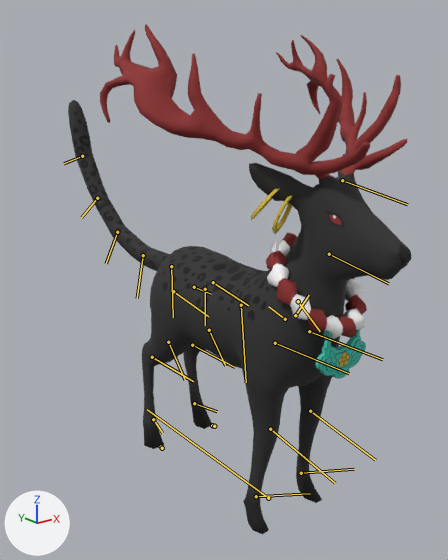
One commit to the FBX model NewScene/Assets/Model/Monster/mon_deer/deer_idle001.FBX: the scene before it, then after it.
Before and after are seen from a 50 mm lens placed at (-1.22, -1.285, 1.314), pointed at (0.078, 0.337, 0.665). Lighting does not change. The marker at lower left points along +X, +Y and +Z. Both versions are drawn at frame 29 of the action 'Take 001'; the numbers are the values there. The bones that bend it are drawn over the model as lines.

In view in the first picture: 'Deer'.
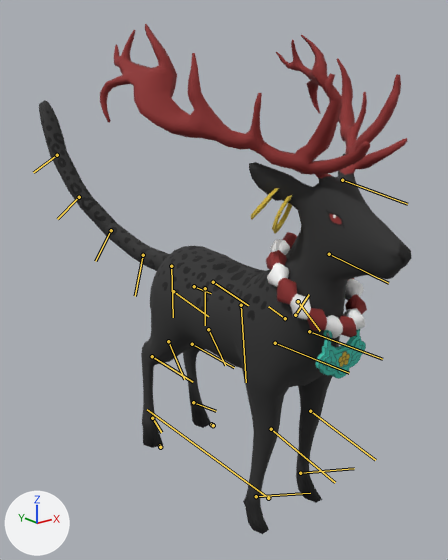
Boxes (x1, y1, x2, y2) around the edits, measured in the pictures (448 x 560 px):
'Deer', posed (8% wider): before (68, 24, 411, 534); after (39, 24, 411, 534)
bone 'Tail02', root to tip: before (143, 255) to (137, 298); after (143, 255) to (135, 296)
bone 'Tail03', root to tip: before (117, 232) to (106, 263); after (111, 230) to (95, 261)
bone 'Tail04', root to tip: before (97, 198) to (81, 217); after (79, 197) to (57, 219)
bone 'Tail05', root to tip: before (82, 156) to (64, 163); after (57, 155) to (33, 172)

The edits, one by one:
Bone 'Tail02' (bone_tail02) turns from (0, 0, -17) to (1, -9, -21) degrees about its own x, y and z.
Bone 'Tail03' (bone_tail03) turns from (0, 0, -19) to (1, -9, -20) degrees about its own x, y and z.
Bone 'Tail04' (bone_tail04) turns from (0, 0, -19) to (1, 7, -15) degrees about its own x, y and z.
Bone 'Tail05' (bone_tail05) turns from (0, 0, -19) to (1, 9, -9) degrees about its own x, y and z.
